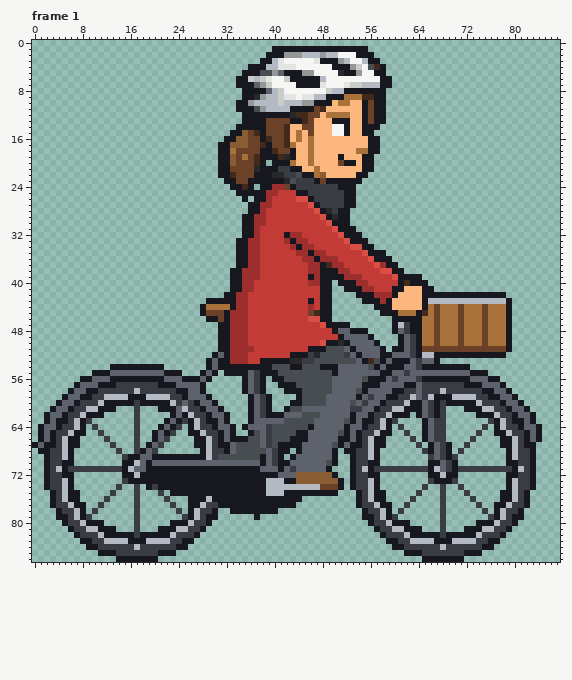
Pixel-art file -- art/source/bikes_n07/cyclist_adult1.aseprite. This is how it looked before the edit.
88x87 pixels, 8 frames. Shown: frame 1. The commit also changed other frames, which this record leaves out.
New version:
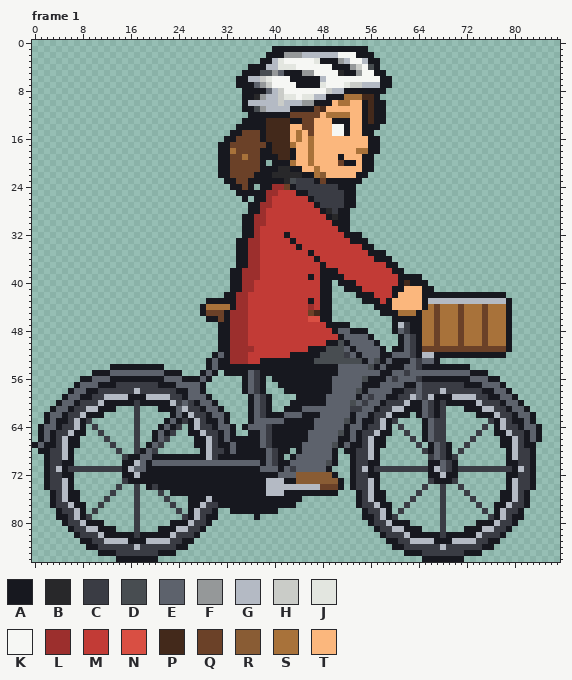
Palette (. is transparent): A #17181f  B #28282a  C #3a3c44  D #484d51  E #5d626c  F #959899  G #b4bac4  H #caccc8  J #e3e6e0  K #f6f7f4  L #9c2f2d  M #c23b36  N #d94f43  P #43291b  Q #6b4128  R #895c34  S #a8723a  T #fbb77d
Changes in this commit:
Frame 1:
y 2: x 48 F -> G
y 4: x 57..58 PA -> A.
y 6: x 36 H -> G; x 42 H -> K
y 9: x 58 A -> .
y 10: x 34 A -> .; x 36 F -> G; x 56 Q -> P
y 11: x 34 A -> .; x 56 Q -> P
y 12: x 35 A -> .; x 43..45 BPP -> QQQ; x 56 Q -> P
y 13: x 39..42 QQQQ -> PPPP; x 45 P -> Q; x 56 Q -> P
y 14: x 39..41 QQQ -> PPP
y 15: x 35 R -> Q; x 37 P -> Q; x 39..41 QQQ -> PPP
y 16: x 34..35 RR -> QQ; x 40..41 QQ -> PP
y 17: x 33..35 RRR -> QQQ; x 38 P -> Q; x 40..41 QQ -> PP
y 18: x 41..42 QQ -> PP
y 19: x 33 R -> Q; x 37 P -> Q; x 42 B -> P
y 20: x 33 R -> Q; x 37 P -> Q
y 21: x 37 B -> Q; x 41..42 CC -> BB
y 22: x 33 P -> Q; x 42..44 CCD -> BBB
y 24: x 35 P -> Q
y 26: x 44..45 NN -> MM
y 27: x 46 N -> M
y 28: x 47 N -> M
y 29: x 48 N -> M
y 30: x 49 N -> M
y 31: x 50 N -> M; x 53 A -> .
y 32: x 43..44 LL -> MM; x 51 N -> M
y 33: x 42 L -> M; x 44..45 LL -> MM; x 52 N -> M
y 34: x 43 L -> M; x 45..46 LL -> MM; x 53..54 NN -> MM
y 35: x 44..45 LL -> MM; x 47..48 LL -> MM; x 55 N -> M
y 36: x 45..46 LL -> MM; x 48..50 LLL -> MMM; x 56 N -> M
y 37: x 46..47 LL -> MM; x 49..51 PLL -> MMM; x 57..58 NL -> MM
y 38: x 46..47 LL -> MM; x 51..52 LL -> MM; x 58..59 NN -> MM
y 39: x 47 L -> M; x 52..54 LLL -> MMM; x 60 N -> M
y 40: x 46..47 LL -> MM; x 54..55 LL -> MM
y 41: x 55..56 LL -> MM
y 42: x 57..59 LLL -> MMM
y 43: x 58 L -> M
y 45: x 65 P -> S
y 47: x 48 N -> M
y 50: x 48 N -> M; x 51 B -> D
y 52: x 46..47 CB -> AA
y 53: x 43..46 BBCC -> AAAA; x 54 E -> D; x 56 P -> E
y 54: x 40..42 DDD -> AAA; x 45..47 DDD -> AAA
y 55: x 41..49 DDDDDDDDD -> AAAAAAAAA
y 56: x 42..49 DDDDDDDD -> AAAAAAAA
y 57: x 44..49 DDDDDD -> AAAAAA
y 58: x 45..49 DDDDD -> AAAAA
y 59..60: x 45..48 DDDD -> AAAA
y 61: x 43..44 DD -> AA
y 62: x 45..47 DDD -> AAA
y 63: x 42..46 DDDDD -> AAAAA
y 64: x 40..45 DDDDDD -> AAAAAA
y 65: x 37 D -> A; x 40..43 DDDD -> AAAA
y 66: x 36..37 DD -> AA; x 40..42 DDD -> AAA
y 67: x 34..37 DDDD -> AAAA; x 40 D -> A
y 68: x 34..38 DDDDD -> AAAAA
y 69: x 31..37 DDDDDDD -> AAAAAAA
Where, in picture pixels (left, top, right, bottom), the same in both pictures:
changed: (320, 52, 326, 58)
changed: (374, 64, 386, 70)
changed: (230, 76, 398, 304)
changed: (422, 310, 428, 316)
changed: (218, 322, 374, 460)
